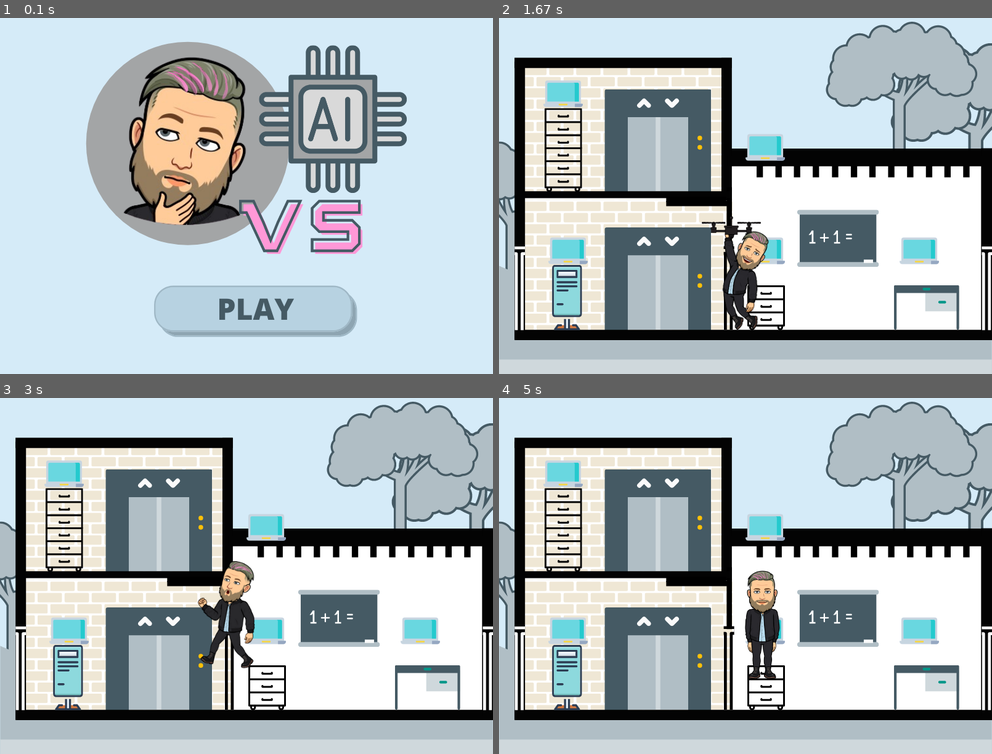
Above: before the commit, frames 1-4 (two rows, left to right).
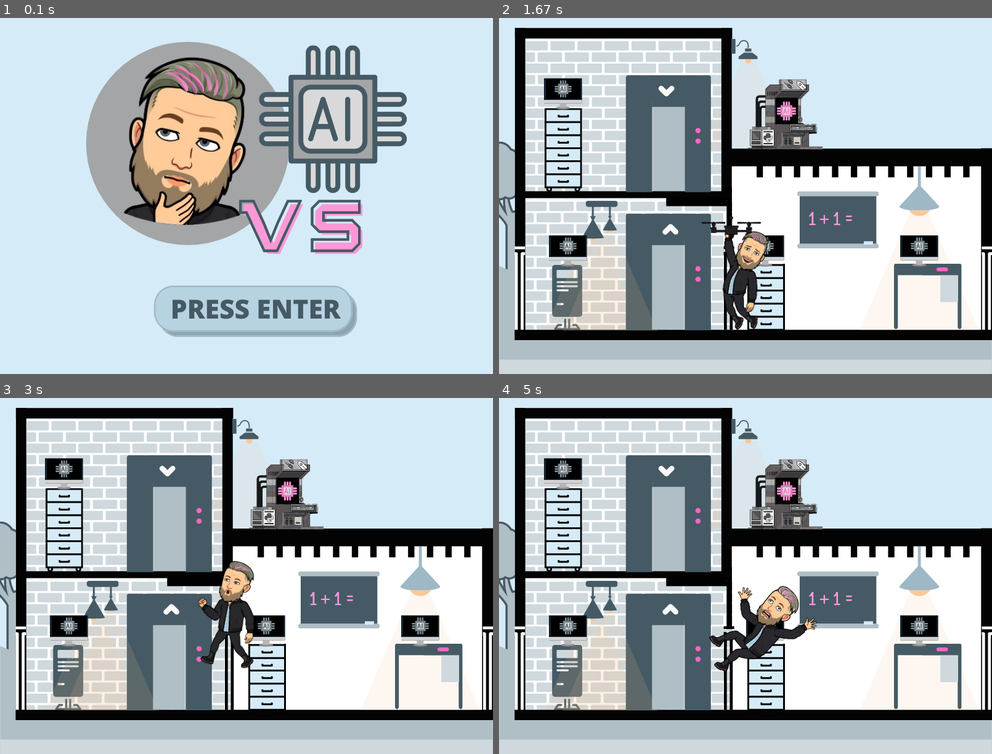
Above: after the commit, the same moments.

Repository: ericschorling/python_project
Game: pygame game, started from player_animation.py
The game is run twice, just before and just after one commit, with the same random seed, the same clock (stepped at 60 frames per second) and the same inputs.
Inputs:
- Up to frame 1 (0.1 s): no input
- Up to frame 2 (1.67 s): tap Enter at 0.33, 0.67 s; hold Right 1.13-1.6 s; hold Up from 1.63 s (still down)
- Up to frame 3 (3 s): tap Enter at 1.78 s; release Up at 1.93 s; hold Right 1.97-2.43 s; hold Left from 2.47 s (still down)
- Up to frame 4 (5 s): release Left at 3 s; hold Down 3.03-3.33 s; tap Enter at 3.18, 4.35 s; hold Left 3.37-3.77 s; hold Up 3.8-4.17 s; hold Right 4.2-4.83 s; hold Down from 4.87 s (still down)

The runs differ from the first frame. In frame 1, 1.1% of the frame differs, in the area x 35-70%, y 78-85%; in frame 2, 40%; in frame 3, 40%; in frame 4, 42%, in the area x 3-100%, y 1-91%.

Commit message:
Updated graphics and game boards. Moved Boss computer location.

Diff:
--- a/Characters_and_Gameboard/splash_screen.py
+++ b/Characters_and_Gameboard/splash_screen.py
@@ -1,18 +1,18 @@
-import pygame
-import math
+# import pygame
+# import math
 
-#Intialize Pygame
-pygame.init()
+# #Intialize Pygame
+# pygame.init()
 
-#Create the screen W,H
-screen = pygame.display.set_mode((800,600))
-# This was relocated below: screenImg = pygame.image.load("Game_Board.png").convert()
+# #Create the screen W,H
+# screen = pygame.display.set_mode((800,600))
+# # This was relocated below: screenImg = pygame.image.load("Game_Board.png").convert()
 
 
-#Title and Icon
-pygame.display.set_caption("Game Name")
+# #Title and Icon
+# pygame.display.set_caption("Game Name")
 
-# Define game intro buttons
+# # Define game intro buttons
 # def button(x,y,w,h,load_game=None):
 #     mouse = pygame.mouse.get_pos()
 #     click = pygame.mouse.get_pressed()
@@ -22,114 +22,114 @@
 #             if load_game == "play":
 #                 # running() - add game play function
 
-#Created a game intro
-def game_intro():
-    intro = True
-    while intro:
-        for event in pygame.event.get():
-            print(event)
-            if event.type == pygame.QUIT:
-                pygame.quit()
-                quit()
+# #Created a game intro
+# def game_intro():
+#     intro = True
+#     while intro:
+#         for event in pygame.event.get():
+#             print(event)
+#             if event.type == pygame.QUIT:
+#                 pygame.quit()
+#                 quit()
 
-        introImg = pygame.image.load("Game_Opening_Screen.png").convert()
-        screen.blit(introImg,(0,0))
-        # button(357,480,122,33,"play")
+#         introImg = pygame.image.load("Game_Opening_Screen.png").convert()
+#         screen.blit(introImg,(0,0))
+#         # button(357,480,122,33,"play")
 
-        pygame.display.update()
+#         pygame.display.update()
 
 
-#Player
-playerImg = pygame.image.load("Sean_Front.png").convert_alpha()
-playerX = 175
-playerY = 345
-playerX_change = 0
-playerY_change = 0
+# #Player
+# playerImg = pygame.image.load("Sean_Front.png").convert_alpha()
+# playerX = 175
+# playerY = 345
+# playerX_change = 0
+# playerY_change = 0
 
-def player(x,y):
-    #Drawing image to screen
-    screen.blit(playerImg,(x,y))
+# def player(x,y):
+#     #Drawing image to screen
+#     screen.blit(playerImg,(x,y))
 
-#computer
-computerImg = pygame.image.load('laptop.png')
+# #computer
+# computerImg = pygame.image.load('laptop.png')
 
-compx = [72,400,80,650]
-compy = [113,400,368,400]
-def computer ():
-    screen.blit(computerImg,(compx[0],compy[0]))
-    screen.blit(computerImg,(compx[1],compy[1]))
-    screen.blit(computerImg,(compx[2],compy[2]))
-    screen.blit(computerImg,(compx[3],compy[3]))
+# compx = [72,400,80,650]
+# compy = [113,400,368,400]
+# def computer ():
+#     screen.blit(computerImg,(compx[0],compy[0]))
+#     screen.blit(computerImg,(compx[1],compy[1]))
+#     screen.blit(computerImg,(compx[2],compy[2]))
+#     screen.blit(computerImg,(compx[3],compy[3]))
 
-#Game Loop
-# def game_loop():
-running = True
-while running:
+# #Game Loop
+# # def game_loop():
+# running = True
+# while running:
 
-    screenImg = pygame.image.load("Game_Board.png").convert()
-    screen.blit(screenImg,(0,0))
+#     screenImg = pygame.image.load("Game_Board.png").convert()
+#     screen.blit(screenImg,(0,0))
 
-    #Gets events from inside the Pygame screen
-    for event in pygame.event.get():
-        #Checking if x quit button is pressed
-        if event.type == pygame.QUIT:
-            #Condition to exit the while loop
-            running = False
-        #if a keystroke is pressed check whether right or left
-        if event.type == pygame.KEYDOWN:
-            if event.key == pygame.K_LEFT:
-                playerX_change = -4
-                playerImg = pygame.image.load("Sean_Walking_Left.png").convert_alpha()
-            if event.key == pygame.K_RIGHT:
-                playerX_change = 4
-                playerImg = pygame.image.load("Sean_Walking_Right.png").convert_alpha()
-            if event.key == pygame.K_UP:
-                playerY_change = -4
-                playerImg = pygame.image.load("Sean_Float_Up.png").convert_alpha()
-            if event.key == pygame.K_DOWN:
-                playerY_change = 4
+#     #Gets events from inside the Pygame screen
+#     for event in pygame.event.get():
+#         #Checking if x quit button is pressed
+#         if event.type == pygame.QUIT:
+#             #Condition to exit the while loop
+#             running = False
+#         #if a keystroke is pressed check whether right or left
+#         if event.type == pygame.KEYDOWN:
+#             if event.key == pygame.K_LEFT:
+#                 playerX_change = -4
+#                 playerImg = pygame.image.load("Sean_Walking_Left.png").convert_alpha()
+#             if event.key == pygame.K_RIGHT:
+#                 playerX_change = 4
+#                 playerImg = pygame.image.load("Sean_Walking_Right.png").convert_alpha()
+#             if event.key == pygame.K_UP:
+#                 playerY_change = -4
+#                 playerImg = pygame.image.load("Sean_Float_Up.png").convert_alpha()
+#             if event.key == pygame.K_DOWN:
+#                 playerY_change = 4
 
-        if event.type ==  pygame.KEYUP:
-            if event.key == pygame.K_RIGHT:
-                playerImg = pygame.image.load("Sean_Walking_Right_Alt.png").convert_alpha()
-                playerX_change = 0
-                playerY_change = 0
+#         if event.type ==  pygame.KEYUP:
+#             if event.key == pygame.K_RIGHT:
+#                 playerImg = pygame.image.load("Sean_Walking_Right_Alt.png").convert_alpha()
+#                 playerX_change = 0
+#                 playerY_change = 0
 
-            if event.key == pygame.K_LEFT:
-                playerImg = pygame.image.load("Sean_Walking_Left_Alt.png").convert_alpha()
-                playerX_change = 0
-                playerY_change = 0
+#             if event.key == pygame.K_LEFT:
+#                 playerImg = pygame.image.load("Sean_Walking_Left_Alt.png").convert_alpha()
+#                 playerX_change = 0
+#                 playerY_change = 0
 
-            if event.key == pygame.K_UP:
-                playerImg = pygame.image.load("Sean_Float_Up_Alt.png").convert_alpha()
-                playerX_change = 0
-                playerY_change = 0
+#             if event.key == pygame.K_UP:
+#                 playerImg = pygame.image.load("Sean_Float_Up_Alt.png").convert_alpha()
+#                 playerX_change = 0
+#                 playerY_change = 0
 
-            if event.key == pygame.K_DOWN:
-                playerImg = pygame.image.load("Sean_Front.png").convert_alpha()
-                playerX_change = 0
-                playerY_change = 0
+#             if event.key == pygame.K_DOWN:
+#                 playerImg = pygame.image.load("Sean_Front.png").convert_alpha()
+#                 playerX_change = 0
+#                 playerY_change = 0
 
-    # Drawing the player on the screen with a boundary
-    playerX += playerX_change
-    playerY += playerY_change
-    if playerX <= 0:
-        playerX = 0
-    elif playerX >= 625:
-        playerX = 625
-    if playerY <= 0:
-        playerY = 0
-    elif playerY >= 345:
-        playerY = 345
+#     # Drawing the player on the screen with a boundary
+#     playerX += playerX_change
+#     playerY += playerY_change
+#     if playerX <= 0:
+#         playerX = 0
+#     elif playerX >= 625:
+#         playerX = 625
+#     if playerY <= 0:
+#         playerY = 0
+#     elif playerY >= 345:
+#         playerY = 345
 
-    # pygame.display.update()
+#     # pygame.display.update()
 
-    #fuction calls game intro
-    game_intro()
-    #Calls game loop
-    # Need to call game_loop function
-    #fuction to call computer
-    computer()
-    # #function to display player
-    player(playerX,playerY)
-    pygame.display.update()
+#     #fuction calls game intro
+#     game_intro()
+#     #Calls game loop
+#     # Need to call game_loop function
+#     #fuction to call computer
+#     computer()
+#     # #function to display player
+#     player(playerX,playerY)
+#     pygame.display.update()
--- a/player_animation.py
+++ b/player_animation.py
@@ -22,7 +22,7 @@
 #Background
 # background = pygame.image.load('bg.jpg')
 #Title and Icon
-pygame.display.set_caption("Game Name")
+pygame.display.set_caption("Sean vs AI!")
 
 #Player
 playerImg = pygame.image.load("Sean_Front.png").convert_alpha()
@@ -36,6 +36,7 @@
 BLACK_BACKGROUND = (0,0,0)
 #computer change to have a number for each one
 computerImg = pygame.image.load('laptop.png')
+bossImg = pygame.image.load('Final_Computer.png')
 #computer flag
 c1 = 0
 c2 = 0
@@ -44,7 +45,7 @@
 c5 = 0
 
 compx = [72,80,400,650,400]
-compy = [113,368,368,368,200]
+compy = [113,368,368,368,108]
 def computer (end_game):
 
     screen.blit(computerImg,(compx[0],compy[0]))
@@ -52,7 +53,7 @@
     screen.blit(computerImg,(compx[2],compy[2]))
     screen.blit(computerImg,(compx[3],compy[3]))
     #add endgame computer image only when endgame is triggered.
-    if end_game: screen.blit(computerImg,(compx[4],compy[4]))
+    if end_game: screen.blit(bossImg,(compx[4],compy[4]))
 
 def player(x,y):
     #Drawing image to screen
@@ -113,7 +114,7 @@
                 playerImg = pygame.image.load("Sean_Float_Up.png").convert_alpha()
             if event.key == pygame.K_DOWN:
                 playerY_change = 4
-                playerImg = pygame.image.load("Sean_Front.png").convert_alpha()
+                playerImg = pygame.image.load("Sean_Down.png").convert_alpha()
 
         if event.type ==  pygame.KEYUP:
             if event.key == pygame.K_RIGHT:
@@ -127,7 +128,7 @@
                 playerY_change = 0
 
             if event.key == pygame.K_UP:
-                playerImg = pygame.image.load("Sean_Float_Up_Alt.png").convert_alpha()
+                # playerImg = pygame.image.load("Sean_Float_Up_Alt.png").convert_alpha()
                 playerX_change = 0
                 playerY_change = 0
 
Binary file added: Characters_and_Gameboard/End_Game_Screen.png
Binary file added: Characters_and_Gameboard/Final_Computer.png
Binary file changed: Characters_and_Gameboard/Game_Board.png
Binary file changed: Characters_and_Gameboard/Game_Opening_Screen.png
Binary file added: Characters_and_Gameboard/Sean_Down.png
Binary file changed: Characters_and_Gameboard/Sean_Walking_Left_Alt.png
Binary file changed: Characters_and_Gameboard/Sean_Walking_Right.png
Binary file changed: Characters_and_Gameboard/Sean_Walking_Right_Alt.png
Binary file changed: Characters_and_Gameboard/laptop.png
Binary file added: End_Game_Screen.png
Binary file added: Final_Computer.png
Binary file changed: Game_Board.png
(and 6 more such lines)
